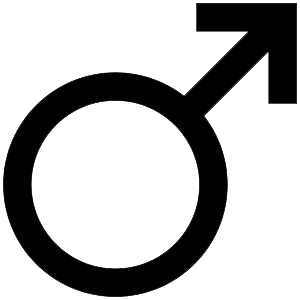
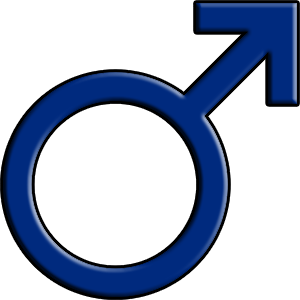
The second 300px x 300px image is a revision of the first. Changes to its layers:
added layer "Layer 0 copy" above "Layer 0" over (3, 3, 297, 297)
hid "Layer 0" over (3, 3, 297, 297)
